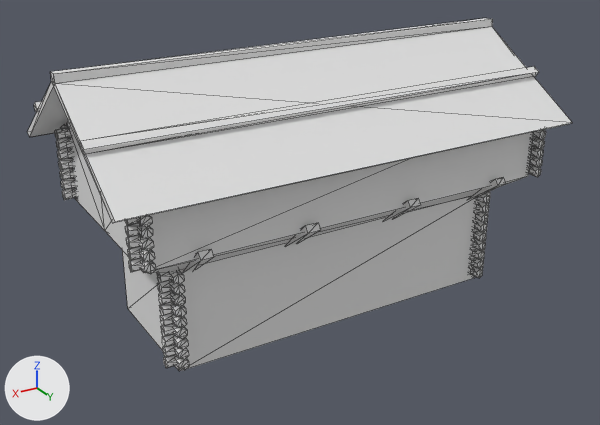
Two versions of the COLLADA model art/meshes/structural/rus_barracks_B.dae, one commit apart.
Camera for both pictures: a 50 mm lens placed at (22.8, 42.8, 23.8), pointed at (0.4, 5.3, 5.1). The lights are fixed; the arrows at lower left show +X, +Y and +Z. Mesh edges are drawn as thin lines. Vertices at the same position are counted once.

In view in the first picture: 'Barracks'.
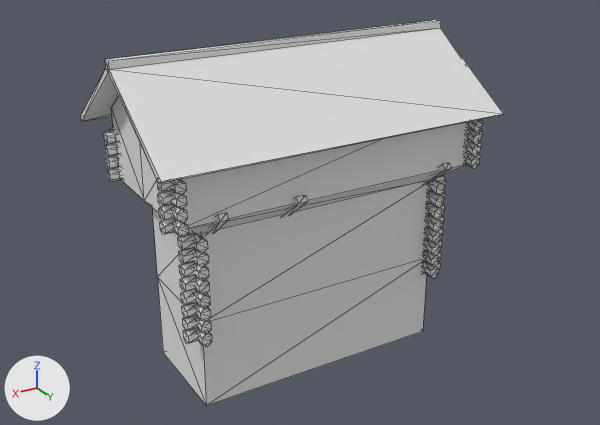
Location of each change, (x1, y1, x2, y2) in pixels of the pictures (600 x 425 px; the box of a moved part takes in the faces that stretch with it):
'Barracks', reshaped, moved, rescaled (22% narrower, 9% taller)
    before: (27, 18, 572, 371)
    after: (80, 20, 503, 406)
part 1 of me_cube_042, moved or reshaped
    before: (27, 18, 572, 223)
    after: (80, 20, 503, 183)
part 2 of me_cube_042, rebuilt
    before: (67, 121, 533, 371)
    after: (111, 97, 470, 406)
part 3 of me_cube_042, deleted
    before: (34, 66, 546, 370)
part 4 of me_cube_042, added
    after: (422, 119, 483, 278)
part 5 of me_cube_042, added
    after: (157, 179, 308, 347)
part 6 of me_cube_042, added
    after: (104, 127, 120, 181)

The change, as a list of edits to the scene's bpy script:
```text
Change me_cube_042:
    used by ob_barracks; location = (-0.01, -0.23, 0.18); scale = (0.915, 0.915, 0.915)
    remove me_cube_042.from_pydata(...)  # 1167 vertices, 1698 faces; spans x -14.4..14.7, y -1.3..13.9, z -0.3..16.0
    add me_cube_042.from_pydata(...)  # 939 vertices, 1288 faces; spans x -10.1..10.4, y -1.7..10.0, z -4.3..14.8
    me_cube_042 part 1: the loose piece of 22 vertices spanning x -14.2..14.6, y -1.3..13.9, z 10.7..16.0 is scaled about its middle by (0.711, 0.769, 0.843), then moved by (-0.1, -2.1, -0.8)
    me_cube_042 part 2: the loose piece of 44 vertices spanning x -13.0..12.9, y 1.0..12.0, z -0.3..15.3 is rebuilt with 48 vertices and now spans x -9.3..9.1, y 0.1..8.6, z -4.3..14.2
    me_cube_042 part 3: 51 loose pieces with 1069 vertices, spanning x -14.4..14.7, y 0.3..12.6, z 0.0..13.6, are deleted
    me_cube_042 part 4: 319 vertices added at x -9.9..-6.9, y 6.7..9.2, z 0.0..10.8
    me_cube_042 part 5: 303 vertices added at x 2.1..9.8, y 6.7..9.2, z 0.0..10.1
    me_cube_042 part 6: 95 vertices added at x 8.6..9.7, y -0.5..0.5, z 7.2..10.1
Change ob_barracks:
    ob_barracks.scale: (0.915, 0.915, 0.915) -> (1.0, 1.0, 1.0)
    ob_barracks.location: (-0.01, -0.23, 0.18) -> (0.0, 0.0, 0.0)
```
